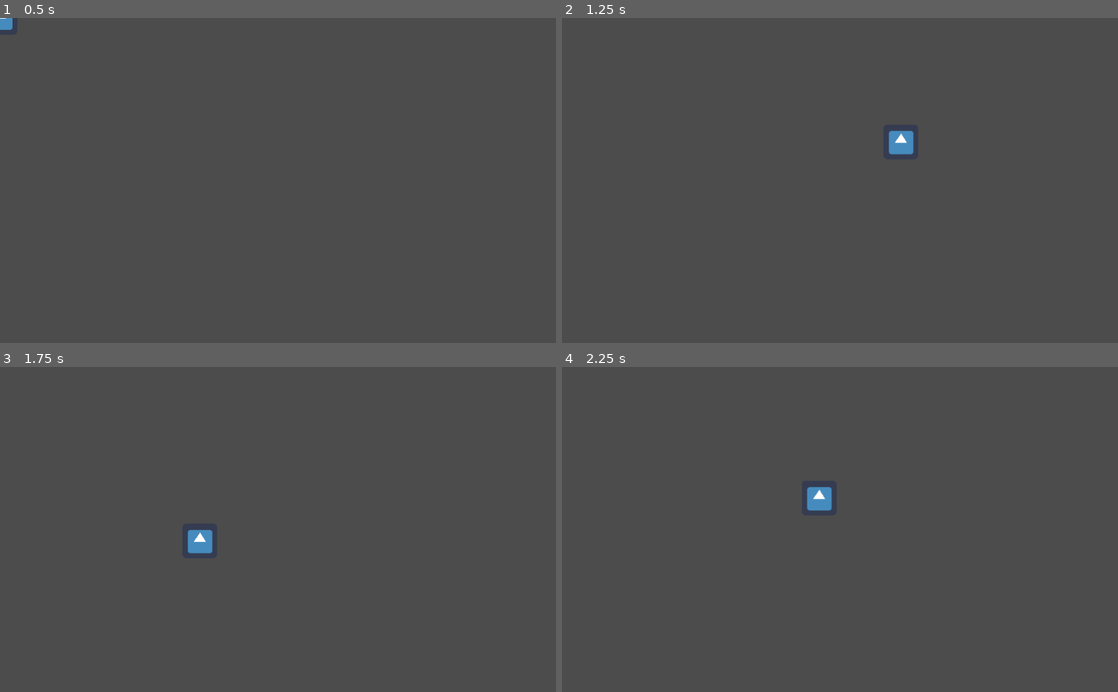
Above: before the commit, frames 1-4 (two rows, left to right).
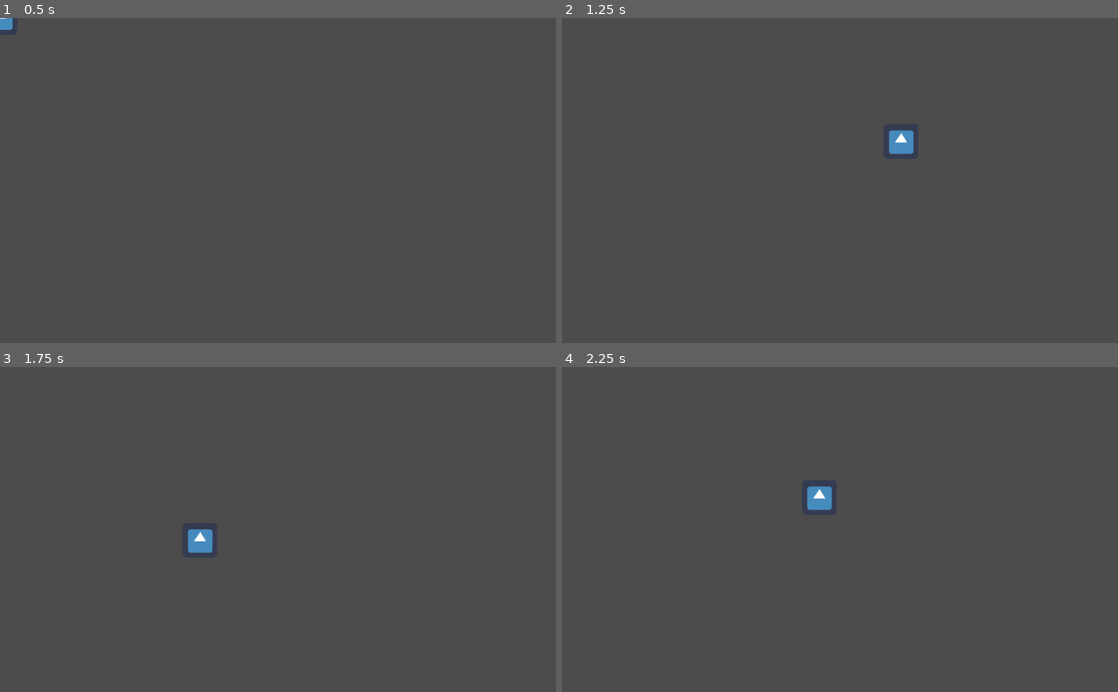
Above: after the commit, the same moments.

Repository: savenger/heimwerker
Game: Godot game, scene res://Sink.tscn
Same seed, same stepped clock (60 frames per second), same inputs: the game is played once before the commit and once after it. The engine's default icon, where the game draws it, is replaced by a stand-in: a white triangle on a blue panel in a dark square.
Inputs (mouse positions are in pixels of both pictures, inside the frame that each line leads up to):
- Up to frame 1 (0.5 s): no input
- Up to frame 2 (1.25 s): tap Enter at 0.5 s; move the mouse to (962, 164) at 0.52 s; press the mouse at (962, 164) at 0.53 s
- Up to frame 3 (1.75 s): move the mouse to (166, 545) at 1.27 s; release the mouse at (166, 545) at 1.28 s; click (166, 545) at 1.35 s
- Up to frame 4 (2.25 s): move the mouse to (895, 458) at 2.02 s; press the mouse at (895, 458) at 2.03 s

Frame 1 is identical in both runs. In frame 2, less than 0.1% of the frame differs, in the area x 58-64%, y 34-43%; in frame 3, less than 0.1%; in frame 4, less than 0.1%, in the area x 44-49%, y 36-45%.

Commit message:
added Rotation

Diff:
--- a/KinematicBody2D.gd
+++ /dev/null
@@ -1,17 +0,0 @@
-extends KinematicBody2D
-
-export (int) var speed = 950
-
-var target = Vector2()
-var velocity = Vector2()
-
-func _input(event):
-	if event.is_action_pressed('click'):
-		target = get_global_mouse_position()
-
-func _physics_process(delta):
-	velocity = position.direction_to(target) * speed
-	# look_at(target)
-	if position.distance_to(target) > 10:
-		velocity = move_and_slide(velocity)
-	print(position)
--- a/Pipe.tscn
+++ b/Pipe.tscn
@@ -1,36 +1,22 @@
-[gd_scene load_steps=6 format=2]
+[gd_scene load_steps=4 format=2]
 
 [ext_resource path="res://icon.png" type="Texture" id=1]
-[ext_resource path="res://KinematicBody2D.gd" type="Script" id=2]
 [ext_resource path="res://PipeArea.gd" type="Script" id=3]
 
 [sub_resource type="RectangleShape2D" id=4]
 extents = Vector2( 34, 33 )
-
-[sub_resource type="RectangleShape2D" id=3]
-extents = Vector2( 35, 32 )
 
 [node name="Pipe" type="Node2D"]
 __meta__ = {
 "_edit_group_": true
 }
 
-[node name="Node" type="Node" parent="."]
-
-[node name="PipeArea" type="Area2D" parent="Node"]
+[node name="PipeArea" type="Area2D" parent="."]
 script = ExtResource( 3 )
 
-[node name="CollisionShape2D" type="CollisionShape2D" parent="Node/PipeArea"]
+[node name="CollisionShape2D" type="CollisionShape2D" parent="PipeArea"]
 shape = SubResource( 4 )
 
-[node name="PipeBody" type="Node" parent="."]
-
-[node name="KinematicBody2D" type="KinematicBody2D" parent="PipeBody"]
+[node name="Sprite" type="Sprite" parent="PipeArea"]
 position = Vector2( 0, -1 )
-script = ExtResource( 2 )
-
-[node name="CollisionShape2D" type="CollisionShape2D" parent="PipeBody/KinematicBody2D"]
-shape = SubResource( 3 )
-
-[node name="Sprite" type="Sprite" parent="PipeBody/KinematicBody2D"]
 texture = ExtResource( 1 )
--- a/PipeArea.gd
+++ b/PipeArea.gd
@@ -1,7 +1,23 @@
 extends Area2D
+
+export (int) var speed = 950
+
+var target = Vector2()
+var velocity = Vector2()
 
 func _input_event(_viewport, event, _shape_idx):
 	if event is InputEventMouseButton \
 	and event.button_index == BUTTON_RIGHT \
 	and event.is_pressed():
 		rotate(PI/2.0)
+
+func _input(event):
+	if event.is_action_pressed('click'):
+		target = get_global_mouse_position()
+
+func _physics_process(delta):
+	velocity = position.direction_to(target) * speed
+	# look_at(target)
+	if position.distance_to(target) > 10:
+		position += velocity * delta
+	print(position)
